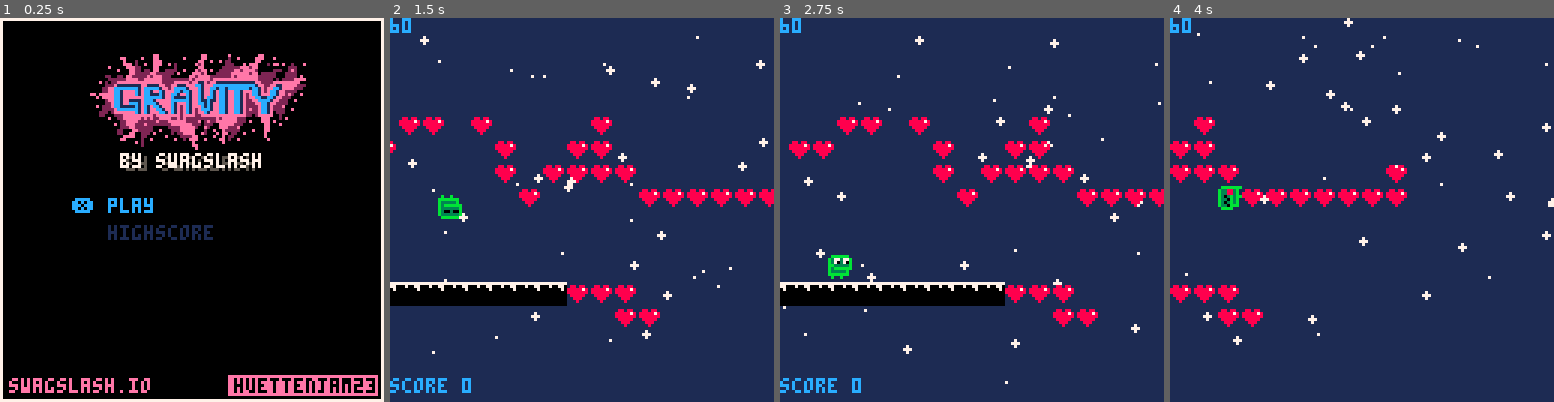
Above: before the commit, frames 1-4 (left to right).
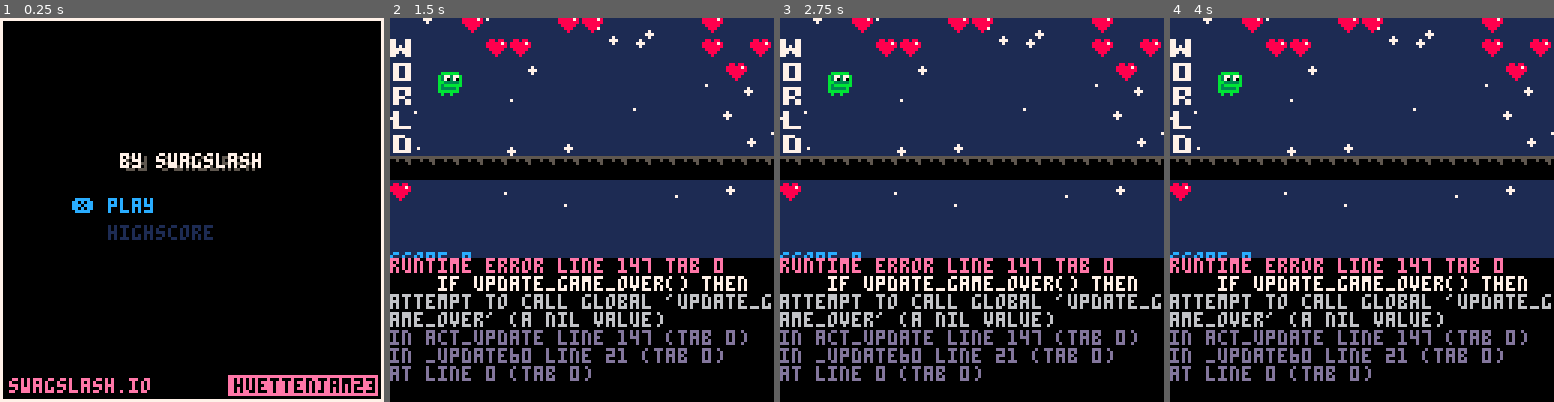
Above: after the commit, the same moments.

Repository: swagslash/huettenjam2023
Game: PICO-8 cartridge huettenjam2023.p8
Two runs of this game, one before a commit and one after it. Both use one fixed random seed, a clock stepped at 60 frames per second and the inputs below.
Inputs:
- Up to frame 1 (0.25 s): no input
- Up to frame 2 (1.5 s): tap X (X key) at 0.33, 1.07 s; tap O (Z key) at 0.7 s
- Up to frame 3 (2.75 s): tap O (Z key) at 1.7, 2.1, 2.5 s; tap X (X key) at 1.85 s; hold Up 2.15-2.42 s
- Up to frame 4 (4 s): tap O (Z key) at 2.9, 3.3, 3.7 s; tap X (X key) at 2.97 s; hold Down 3.63-3.97 s

The runs differ from the first frame. In frame 1, 8.0% of the frame differs, in the area x 23-80%, y 9-35%; in frame 2, 48%; in frame 3, 47%; in frame 4, 49%, in the area x 0-100%, y 0-100%.
Error after the commit: runtime error line 147 tab 0; if update_game_over() then; attempt to call global 'update_game_over' (a nil value)

Commit message:
Adding music

Diff:
--- a/huettenjam2023.p8
+++ b/huettenjam2023.p8
@@ -8,7 +8,6 @@
 #include scripts/main.lua
 #include scripts/menu.lua
 #include scripts/game.lua
-#include scripts/gameover.lua
 #include scripts/snow.lua
 #include scripts/utils.lua
 
@@ -272,7 +271,7 @@
 
 
 __gff__
-0003800000000000000000000000000000030200000000000000000000000000000000000000000000000000000000000000000000000000000000000000000000000000000000000000000000000000000000000000000000000000000000000000000000000000000000000000000000000000000000000000000000000000
+0001800000000000000000000000000000010000000000000000000000000000000000000000000000000000000000000000000000000000000000000000000000000000000000000000000000000000000000000000000000000000000000000000000000000000000000000000000000000000000000000000000000000000
 0000000000000000000000000000000000000000000000000000000000000000000000000000000000000000000000000000000000000000000000000000000000000000000000000000000000000000000000000000000000000000000000000000000000000000000000000000000000000000000000000000000000000000
 __map__
 1100000000000000000000000000000000000000000000000000000000000000000000000000000000000000000000000000000000000000000000000000000000000000000000000000000000000000000000000000000000000000000000000000000000000000000000000000000000000000000000000000000000000000
Not shown, changed: 47 lines of the sprite sheet (__gfx__) section of huettenjam2023.p8
Not shown, changed: the music (__music__) section of huettenjam2023.p8
Not shown, changed: the sound effects (__sfx__) section of huettenjam2023.p8
